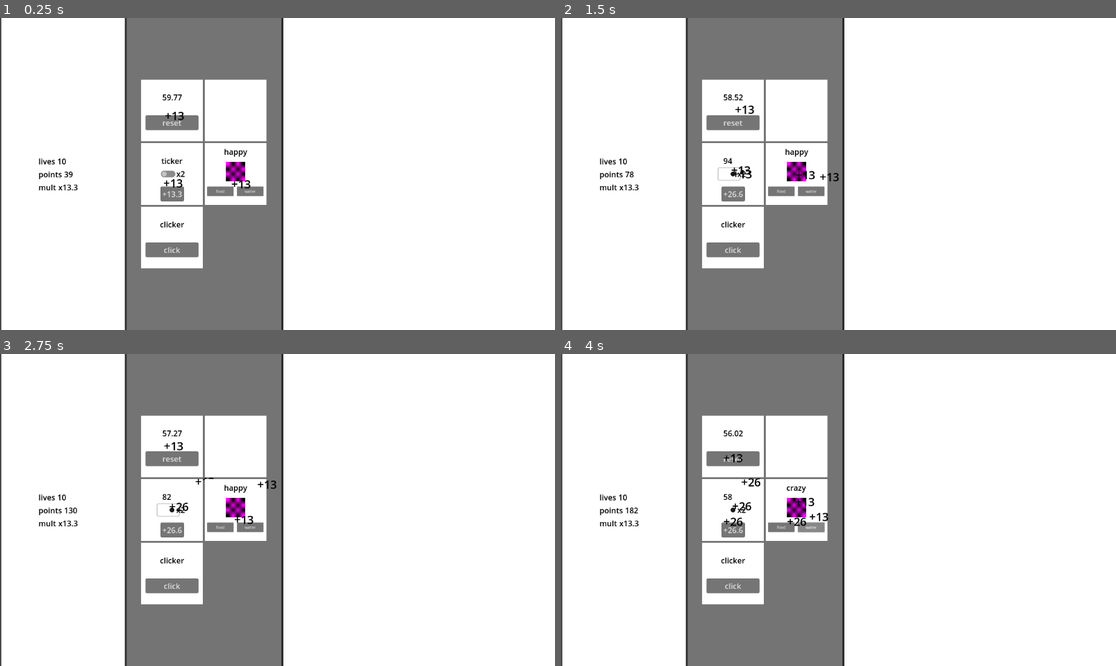
Above: before the commit, frames 1-4 (two rows, left to right).
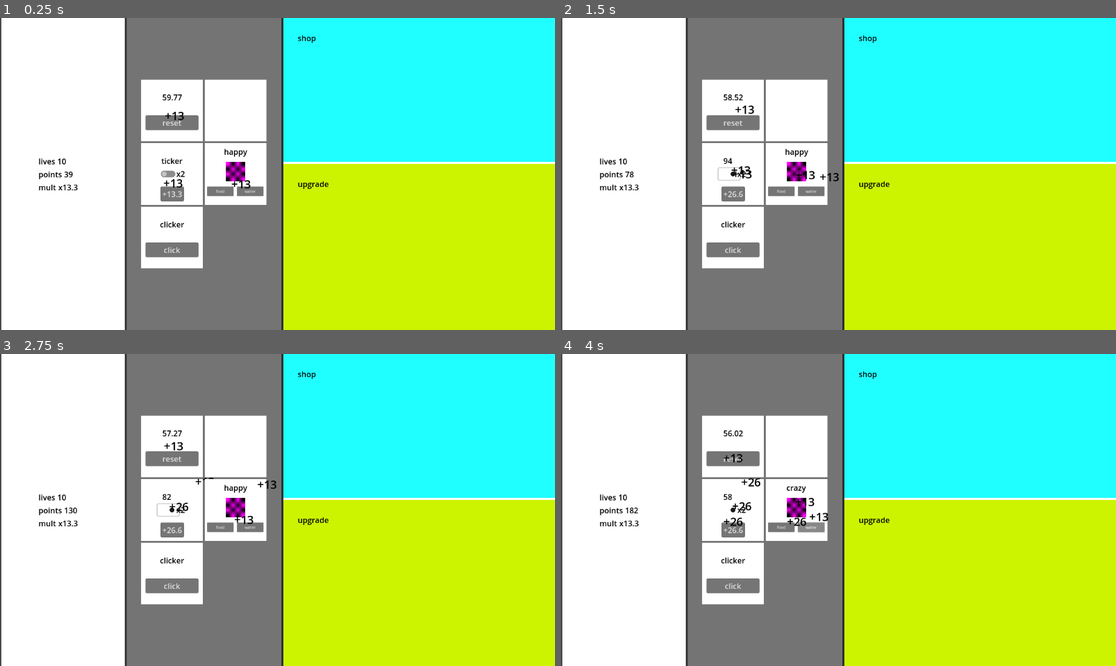
Above: after the commit, the same moments.

Repository: liltorchic/attention-grabbing-game
Game: Godot game, scene res://scenes/main.tscn
Same seed, same stepped clock (60 frames per second), same inputs: the game is played once before the commit and once after it.
Inputs:
- Up to frame 1 (0.25 s): no input
- Up to frame 2 (1.5 s): click "+13.3" at 0.5 s; click "x2" at 1.25 s
- Up to frame 3 (2.75 s): click "+26.6" at 2 s
- Up to frame 4 (4 s): click "food" at 2.75 s; click "water" at 3.5 s

The runs differ from the first frame. In frame 1, 49% of the frame differs, in the area x 51-100%, y 0-100%; in frame 2, 49%; in frame 3, 49%; in frame 4, 49%.

Commit message:
shop upgrade begin

Diff:
--- a/scenes/main.tscn
+++ b/scenes/main.tscn
@@ -439,6 +439,75 @@
 custom_minimum_size = Vector2(256, 256)
 layout_mode = 2
 size_flags_vertical = 3
+
+[node name="VBoxContainer" type="VBoxContainer" parent="Panel/HBoxContainer/VBoxContainer_UI_Upgrade/ColorRect"]
+layout_mode = 1
+anchors_preset = 15
+anchor_right = 1.0
+anchor_bottom = 1.0
+grow_horizontal = 2
+grow_vertical = 2
+
+[node name="shop" type="ColorRect" parent="Panel/HBoxContainer/VBoxContainer_UI_Upgrade/ColorRect/VBoxContainer"]
+custom_minimum_size = Vector2(200, 200)
+layout_mode = 2
+size_flags_vertical = 3
+size_flags_stretch_ratio = 1.4
+color = Color(0.121569, 1, 1, 1)
+
+[node name="Label" type="Label" parent="Panel/HBoxContainer/VBoxContainer_UI_Upgrade/ColorRect/VBoxContainer/shop"]
+custom_minimum_size = Vector2(6.305, 7.02)
+layout_mode = 1
+offset_left = 30.0
+offset_top = 30.0
+offset_right = 70.0
+offset_bottom = 53.0
+theme_override_colors/font_color = Color(0, 0, 0, 1)
+text = "shop"
+
+[node name="ScrollContainer" type="ScrollContainer" parent="Panel/HBoxContainer/VBoxContainer_UI_Upgrade/ColorRect/VBoxContainer/shop"]
+layout_mode = 1
+anchors_preset = 10
+anchor_right = 1.0
+offset_top = 55.0
+offset_bottom = 295.0
+grow_horizontal = 2
+
+[node name="GridContainer" type="GridContainer" parent="Panel/HBoxContainer/VBoxContainer_UI_Upgrade/ColorRect/VBoxContainer/shop/ScrollContainer"]
+layout_mode = 2
+size_flags_horizontal = 3
+size_flags_vertical = 3
+columns = 4
+
+[node name="upgrade" type="ColorRect" parent="Panel/HBoxContainer/VBoxContainer_UI_Upgrade/ColorRect/VBoxContainer"]
+custom_minimum_size = Vector2(200, 200)
+layout_mode = 2
+size_flags_vertical = 3
+size_flags_stretch_ratio = 1.61
+color = Color(0.801395, 0.957694, 0, 1)
+
+[node name="Label" type="Label" parent="Panel/HBoxContainer/VBoxContainer_UI_Upgrade/ColorRect/VBoxContainer/upgrade"]
+custom_minimum_size = Vector2(6.305, 7.02)
+offset_left = 30.0
+offset_top = 30.0
+offset_right = 70.0
+offset_bottom = 53.0
+theme_override_colors/font_color = Color(0, 0, 0, 1)
+text = "upgrade"
+
+[node name="ScrollContainer" type="ScrollContainer" parent="Panel/HBoxContainer/VBoxContainer_UI_Upgrade/ColorRect/VBoxContainer/upgrade"]
+layout_mode = 1
+anchors_preset = 10
+anchor_right = 1.0
+offset_top = 55.0
+offset_bottom = 339.0
+grow_horizontal = 2
+
+[node name="GridContainer" type="GridContainer" parent="Panel/HBoxContainer/VBoxContainer_UI_Upgrade/ColorRect/VBoxContainer/upgrade/ScrollContainer"]
+layout_mode = 2
+size_flags_horizontal = 3
+size_flags_vertical = 3
+columns = 4
 
 [connection signal="timeout" from="Panel/HBoxContainer/ColorRect/ScrollContainer/distractions/distraction_timer_button/Timer" to="Panel/HBoxContainer/ColorRect/ScrollContainer/distractions/distraction_timer_button" method="_on_timer_timeout"]
 [connection signal="timeout" from="Panel/HBoxContainer/ColorRect/ScrollContainer/distractions/distraction_timer_button/Timer_Scorer" to="Panel/HBoxContainer/ColorRect/ScrollContainer/distractions/distraction_timer_button" method="_on_timer_scorer_timeout"]
